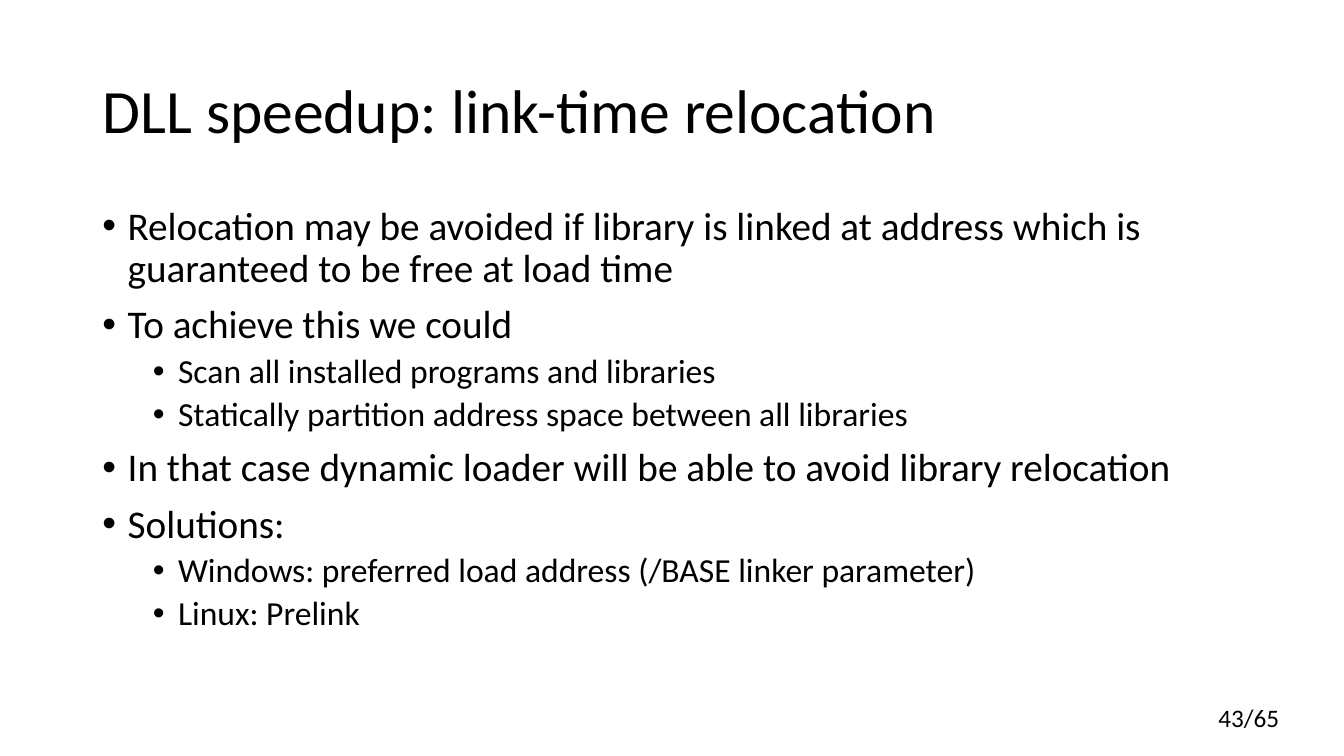
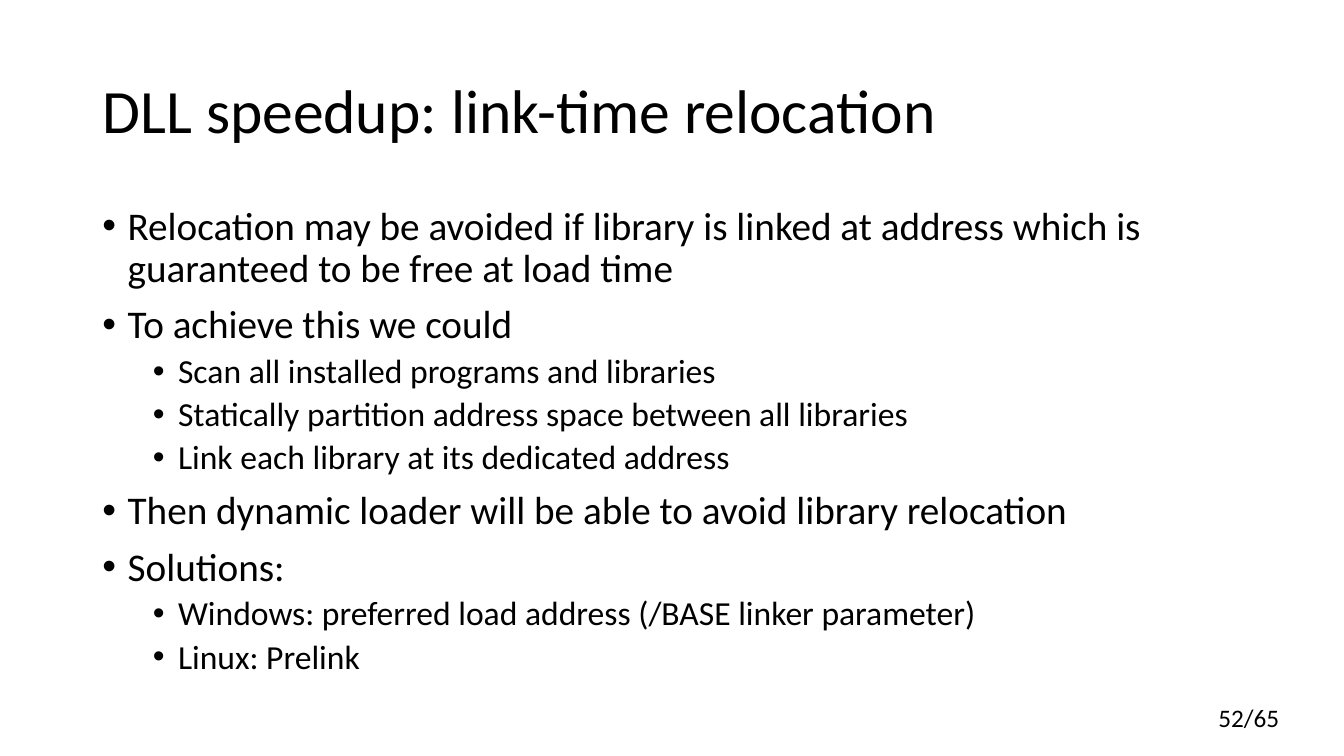
Before and after one commit to yugr/CppRussia, a slide deck: slide 52 of 2024/EN.pptx (slide 43 before the commit). Drawn at 1344x756 pixels with LibreOffice and Linux fonts; fonts in the diff are those of the drawing. Boxes give left, top, right and bottom in pixels: in the first picture for what was removed or moved away, otherwise in the second. Text is boxed around its words. In the diff, an @@ line names an element or a change of style, - is before the commit and + after.

```diff
--- a/2024/EN.pptx
+++ b/2024/EN.pptx
@@ text at [128,445,1067,531]: text changed @@
-• In that case dynamic loader will be able to avoid library relocation
+  • Link each library at its dedicated address
+• Then dynamic loader will be able to avoid library relocation
@@ page number at [1218,709,1279,728]: text changed @@
-43/65
+52/65
```
Also in this commit, not shown: 17 other slides changed, 12 slides added, 2 slides removed.
